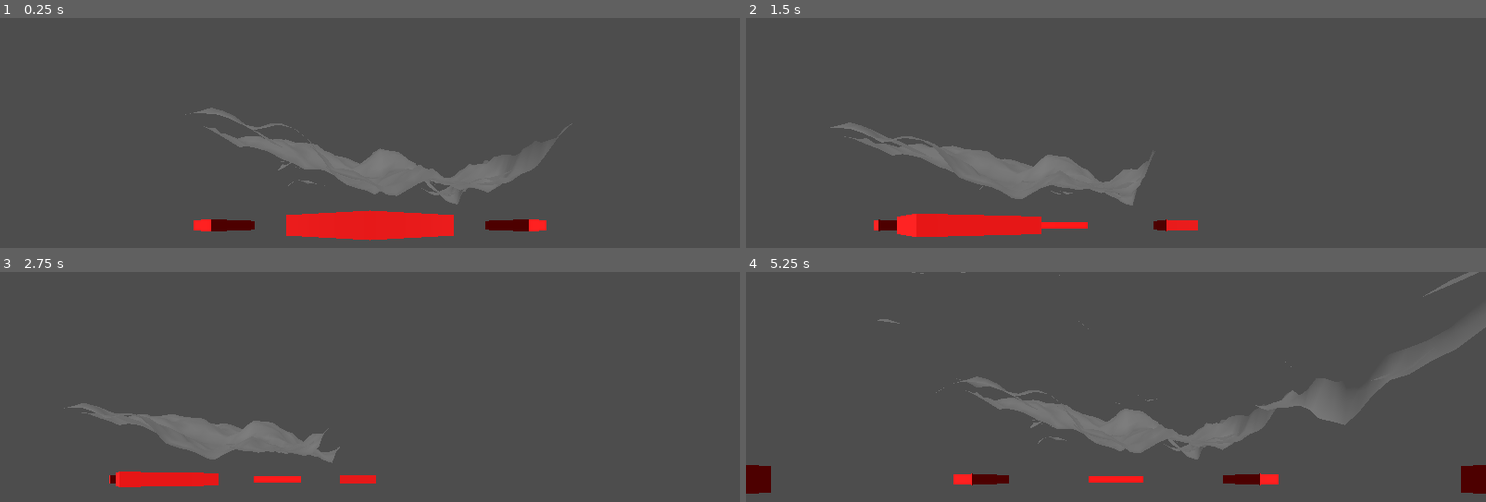
Above: before the commit, frames 1-4 (two rows, left to right).
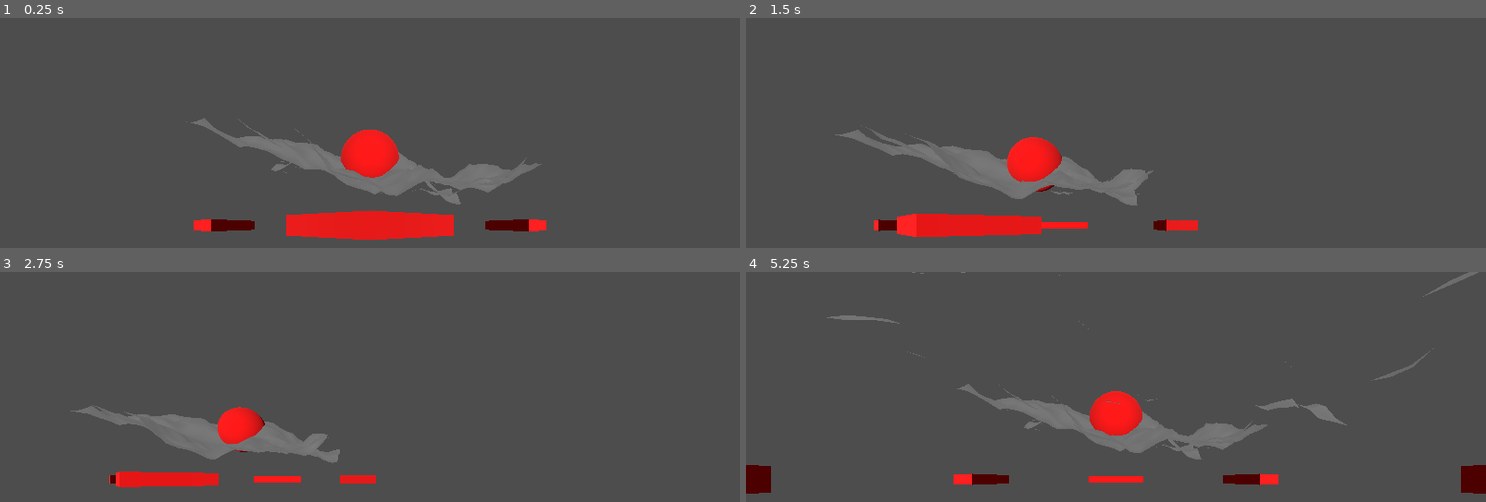
Above: after the commit, the same moments.

Repository: PaulErpen/terraineditor
Game: Godot game, scene res://cell_manager.tscn
The game is run twice, just before and just after one commit, with the same random seed, the same clock (stepped at 60 frames per second) and the same inputs.
Inputs (mouse positions are in pixels of both pictures, inside the frame that each line leads up to):
- Up to frame 1 (0.25 s): no input
- Up to frame 2 (1.5 s): tap Enter at 0.5 s; move the mouse to (1278, 204) at 0.52 s; hold D (right) 0.53-1.28 s; click (1278, 204) at 0.67 s; move the mouse to (968, 245) at 1.27 s; hold S (backward) from 1.28 s (still down); click (968, 245) at 1.42 s
- Up to frame 3 (2.75 s): move the mouse to (444, 387) at 2.02 s; release S (backward) at 2.03 s; hold D (right) from 2.03 s (still down); click (444, 387) at 2.17 s
- Up to frame 4 (5.25 s): move the mouse to (outside the picture) at 2.77 s; release D (right) at 2.78 s; hold W (forward) 2.78-3.53 s; click (outside the picture) at 2.92 s; move the mouse to (outside the picture) at 3.52 s; hold A (left) 3.53-5.03 s; click (outside the picture) at 3.67 s; move the mouse to (894, 416) at 4.27 s; click (894, 416) at 4.42 s; move the mouse to (1153, 479) at 5.02 s; hold S (backward) from 5.03 s (still down); click (1153, 479) at 5.17 s

The runs differ from the first frame. In frame 1, 1.7% of the frame differs, in the area x 25-78%, y 38-82%; in frame 2, 1.5%; in frame 3, 0.9%; in frame 4, 2.5%, in the area x 10-100%, y 18-82%.

Commit message:
Implement simple cursor

Diff:
--- /dev/null
+++ b/brush_cursor/brush_cursor.tscn
@@ -0,0 +1,14 @@
+[gd_scene load_steps=3 format=3 uid="uid://oxmracdod8nt"]
+
+[sub_resource type="StandardMaterial3D" id="StandardMaterial3D_0d7hv"]
+albedo_color = Color(1, 0, 0, 1)
+
+[sub_resource type="SphereMesh" id="SphereMesh_ox85r"]
+radius = 0.25
+height = 0.5
+
+[node name="BrushCursor" type="Node3D"]
+
+[node name="MeshInstance3D" type="MeshInstance3D" parent="."]
+material_override = SubResource("StandardMaterial3D_0d7hv")
+mesh = SubResource("SphereMesh_ox85r")
--- a/camera/camera.gd
+++ b/camera/camera.gd
@@ -35,6 +35,19 @@
 		if Input.is_mouse_button_pressed(MOUSE_BUTTON_MIDDLE):
 			rotate_y(-event.relative.x * rotation_speed)
 			gimbal.rotate_x(-event.relative.y * rotation_speed)
+		else:
+			# cast a ray from the camera to the mouse position
+			var from: Vector3 = camera.project_ray_origin(event.position)
+			var to: Vector3 = from + camera.project_ray_normal(event.position) * 1000.0
+			var space_state = get_world_3d().direct_space_state
+			var ray_cast_params = PhysicsRayQueryParameters3D.create(
+				from, to
+			)
+			ray_cast_params.set_collide_with_areas(true)
+			ray_cast_params.set_collision_mask(2)
+			var result = space_state.intersect_ray(ray_cast_params)
+			if result:
+				get_parent_node_3d()._on_move_brush_curser(result.position)
 
 	if event is InputEventMouseButton and event.button_index == MOUSE_BUTTON_WHEEL_UP:
 		camera.position.z = clamp(camera.position.z - 0.1, 0.1, 10.0)
--- /dev/null
+++ b/cell/cell.gd
@@ -0,0 +1,20 @@
+@tool
+extends MeshInstance3D
+
+@export var is_changed = true
+@onready var collision_shape = $Area3D/CollisionShape3D
+
+# Called when the node enters the scene tree for the first time.
+func _ready() -> void:
+	pass # Replace with function body.
+
+
+# Called every frame. 'delta' is the elapsed time since the previous frame.
+func _process(delta: float) -> void:
+	if is_changed:
+		var heightmap_image: Image = material_override.get("shader_parameter/displacement_texture").get_image()
+		heightmap_image.convert(Image.FORMAT_RF)
+		heightmap_image.resize(8, 8)
+		var height_map_shape: HeightMapShape3D = collision_shape.shape
+		height_map_shape.update_map_data_from_image(heightmap_image, 0.1, 3.5)
+		is_changed = false
--- a/cell/cell.gdshader
+++ b/cell/cell.gdshader
@@ -6,7 +6,10 @@
 varying vec3 normal_buff;
 
 float sample_height(vec2 uv) {
-	return texture(displacement_texture, clamp(uv, vec2(0.0), vec2(1.0))).r;
+	ivec2 texel_size = textureSize(displacement_texture, 0);
+	ivec2 texel_coord = ivec2(uv * vec2(texel_size));
+	texel_coord = clamp(texel_coord, ivec2(0), texel_size - ivec2(1));
+	return texelFetch(displacement_texture, texel_coord, 0).r;
 }
 
 vec3 calculate_normal(vec2 uv) {
--- a/cell/cell.tscn
+++ b/cell/cell.tscn
@@ -1,6 +1,7 @@
-[gd_scene load_steps=6 format=3 uid="uid://dugfvyxyfh6if"]
+[gd_scene load_steps=8 format=3 uid="uid://dugfvyxyfh6if"]
 
 [ext_resource type="Shader" path="res://cell/cell.gdshader" id="1_1altc"]
+[ext_resource type="Script" path="res://cell/cell.gd" id="2_rcqrr"]
 
 [sub_resource type="FastNoiseLite" id="FastNoiseLite_xah0u"]
 frequency = 0.0021
@@ -19,6 +20,20 @@
 subdivide_width = 32
 subdivide_depth = 32
 
+[sub_resource type="HeightMapShape3D" id="HeightMapShape3D_thpho"]
+map_width = 8
+map_depth = 8
+map_data = PackedFloat32Array(2.04854, 1.94479, 2.11021, 1.79708, 1.45979, 1.47708, 1.54958, 1.40333, 2.29875, 2.33708, 2.40375, 2.1875, 1.73188, 1.90667, 1.66521, 1.08167, 2.14729, 2.44021, 2.42313, 2.21708, 2.16188, 2.12229, 1.42042, 1.17875, 2.36146, 2.32, 2.23396, 2.02729, 2.37979, 2.02021, 1.40896, 1.45708, 2.40104, 2.36271, 2.06813, 1.56708, 1.70208, 1.65833, 1.38979, 1.69688, 2.23438, 2.01917, 1.52063, 1.18708, 1.28417, 1.36208, 1.09417, 1.19896, 1.97417, 1.78417, 1.57917, 1.07125, 0.953958, 1.20208, 0.9975, 1.12917, 2.02771, 1.89917, 1.70833, 1.0875, 0.815833, 0.935, 0.952292, 1.28604)
+
 [node name="Cell" type="MeshInstance3D"]
 material_override = SubResource("ShaderMaterial_a8sli")
 mesh = SubResource("PlaneMesh_p0bd4")
+script = ExtResource("2_rcqrr")
+is_changed = false
+
+[node name="Area3D" type="Area3D" parent="."]
+collision_layer = 2
+
+[node name="CollisionShape3D" type="CollisionShape3D" parent="Area3D"]
+transform = Transform3D(0.285, 0, 0, 0, 0.285, 0, 0, 0, 0.285, 0, 0, 0)
+shape = SubResource("HeightMapShape3D_thpho")
--- a/cell_manager.gd
+++ b/cell_manager.gd
@@ -4,6 +4,7 @@
 var cell_scene = preload("res://cell/cell.tscn")
 
 @onready var cells = { 0 : { 0: $Cell } }
+@onready var bursh_cursor = $BrushCursor
 
 func neighbor_exists(x: int, y: int) -> bool:
 	if x in cells and cells[x] != null:
@@ -54,3 +55,6 @@
 	add_child(new_cell)
 	spawn_handles_for_cell(new_cell, cell_position.x, cell_position.y)
 	clean_handles(cell_position.x, cell_position.y)
+
+func _on_move_brush_curser(brush_cursor_position: Vector3) -> void:
+	bursh_cursor.position = brush_cursor_position
--- a/cell_manager.tscn
+++ b/cell_manager.tscn
@@ -1,8 +1,9 @@
-[gd_scene load_steps=5 format=3 uid="uid://efb3nrmeanbb"]
+[gd_scene load_steps=6 format=3 uid="uid://efb3nrmeanbb"]
 
 [ext_resource type="Script" path="res://cell_manager.gd" id="1_kx8yd"]
 [ext_resource type="PackedScene" uid="uid://dugfvyxyfh6if" path="res://cell/cell.tscn" id="2_hfdjy"]
 [ext_resource type="PackedScene" uid="uid://xqonh80jxl4i" path="res://camera/camera.tscn" id="3_t2kyh"]
+[ext_resource type="PackedScene" uid="uid://oxmracdod8nt" path="res://brush_cursor/brush_cursor.tscn" id="4_pqkbr"]
 
 [sub_resource type="Environment" id="Environment_c1k0s"]
 ambient_light_color = Color(1, 1, 1, 1)
@@ -19,3 +20,6 @@
 transform = Transform3D(1, 0, 0, 0, 0.998268, 0.058836, 0, -0.058836, 0.998268, 0, 2.21143, 0)
 
 [node name="Camera" parent="." instance=ExtResource("3_t2kyh")]
+
+[node name="BrushCursor" parent="." instance=ExtResource("4_pqkbr")]
+transform = Transform3D(1, 0, 0, 0, 1, 0, 0, 0, 1, 0, 0.564288, 0)
